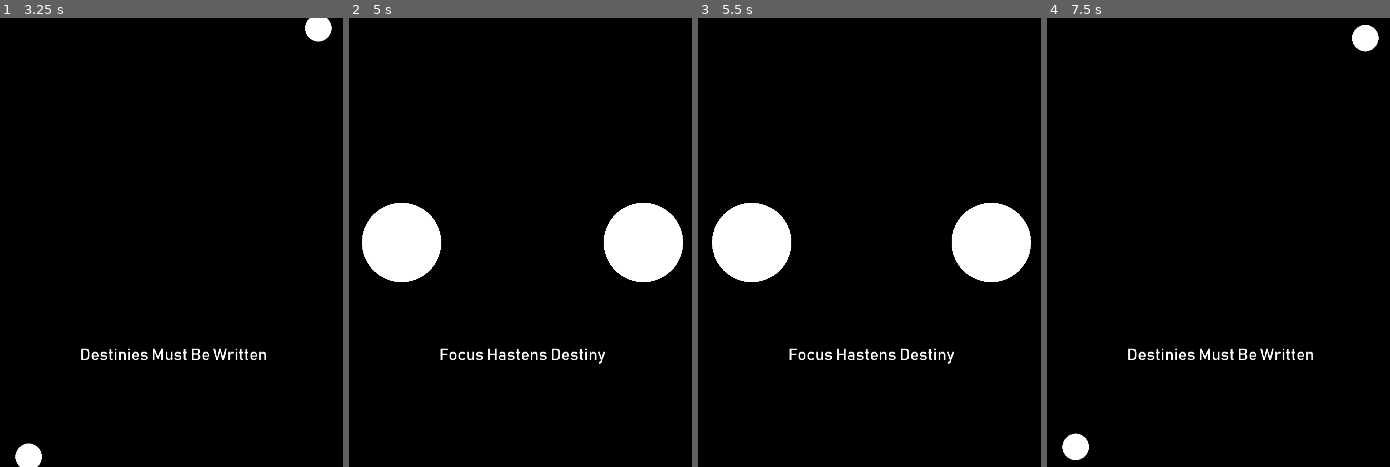
Above: before the commit, frames 1-4 (left to right).
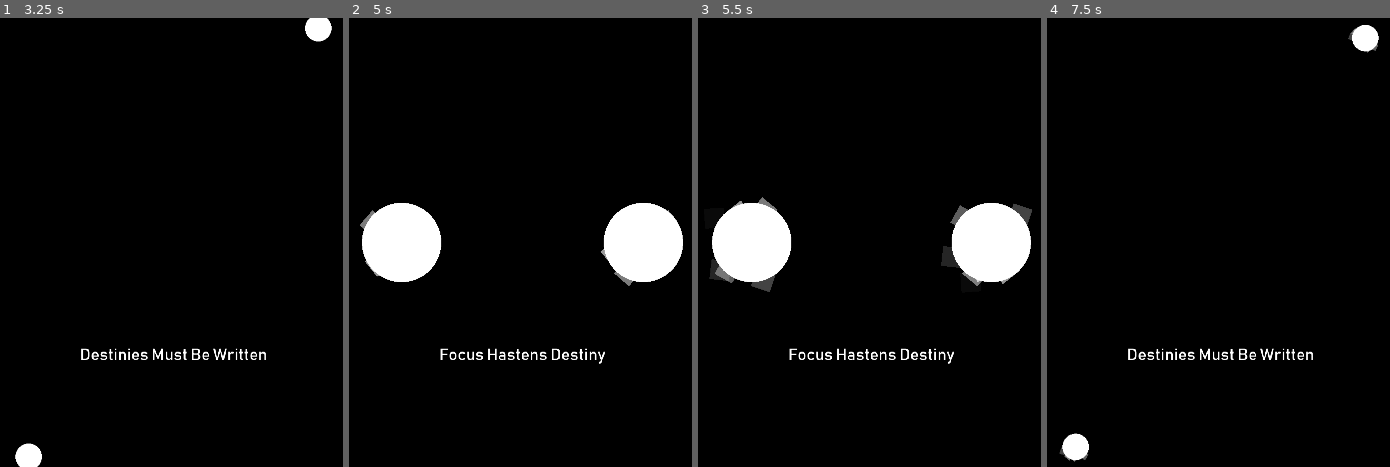
Above: after the commit, the same moments.

Repository: Dark-Gran/Spirit-Circles
Game: Godot game, scene res://src/Main.tscn
Two runs of this game, one before a commit and one after it. Both use one fixed random seed, a clock stepped at 60 frames per second and the inputs below.
Inputs (mouse positions are in pixels of both pictures, inside the frame that each line leads up to):
- Up to frame 1 (3.25 s): move the mouse to (outside the picture) at 0.52 s; hold Right (ui_right) 0.53-1.28 s; tap Space (ui_accept) at 0.77, 1.52, 3.02 s; move the mouse to (13, 264) at 1.27 s; hold Left (ui_left) 1.28-2.03 s; move the mouse to (253, 143) at 2.02 s; hold Right (ui_right) from 2.03 s (still down); move the mouse to (133, 332) at 2.77 s
- Up to frame 2 (5 s): move the mouse to (outside the picture) at 3.52 s; release Right (ui_right) at 3.53 s; hold Left (ui_left) from 3.53 s (still down); tap Space (ui_accept) at 3.77, 4.52 s; move the mouse to (outside the picture) at 4.27 s
- Up to frame 3 (5.5 s): keep holding Left (ui_left); move the mouse to (910, 242) at 5.02 s
- Up to frame 4 (7.5 s): move the mouse to (1101, 130) at 5.77 s; release Left (ui_left) at 5.78 s; hold Right (ui_right) from 5.78 s (still down); tap Space (ui_accept) at 6.02, 6.77 s; move the mouse to (outside the picture) at 6.52 s; move the mouse to (1060, 264) at 7.27 s

Frame 1 is identical in both runs. In frame 2, 0.2% of the frame differs, in the area x 3-94%, y 42-60%; in frame 3, 0.8%, in the area x 3-98%, y 39-62%; in frame 4, less than 0.1%.

Commit message:
basic circle-particles (+ new-godot-setup-shit)

Diff:
--- a/src/world/Circle.gd
+++ b/src/world/Circle.gd
@@ -362,6 +362,7 @@
 	var s = float(size)/PI
 	var new_scale = Vector2(s, s)
 	$MeshInstance2D.scale = new_scale
+	$Particles2D.scale = new_scale
 	$CollisionShape2D.scale = new_scale
 	$StuckDetector.scale = new_scale
 	radius = s*Main.SIZE_TO_SCALE
--- a/src/world/Circle.tscn
+++ b/src/world/Circle.tscn
@@ -1,10 +1,31 @@
-[gd_scene load_steps=4 format=2]
+[gd_scene load_steps=7 format=2]
 
 [ext_resource path="res://src/world/Circle.gd" type="Script" id=1]
 
 [sub_resource type="SphereMesh" id=1]
 radius = 10.0
 height = 20.0
+
+[sub_resource type="Gradient" id=4]
+offsets = PoolRealArray( 0.434109, 0.992248 )
+colors = PoolColorArray( 1, 1, 1, 1, 1, 1, 1, 0 )
+
+[sub_resource type="GradientTexture" id=5]
+gradient = SubResource( 4 )
+
+[sub_resource type="ParticlesMaterial" id=3]
+flag_disable_z = true
+direction = Vector3( 0, 0, 0 )
+spread = 180.0
+gravity = Vector3( 0, 0, 0 )
+initial_velocity = 12.0
+angular_velocity = 180.0
+orbit_velocity = 0.0
+orbit_velocity_random = 0.0
+damping = 1.0
+angle = 10.0
+scale = 5.0
+color_ramp = SubResource( 5 )
 
 [sub_resource type="CircleShape2D" id=2]
 
@@ -15,6 +36,12 @@
 
 [node name="MeshInstance2D" type="MeshInstance2D" parent="."]
 mesh = SubResource( 1 )
+
+[node name="Particles2D" type="Particles2D" parent="."]
+z_index = -1
+amount = 16
+speed_scale = 0.5
+process_material = SubResource( 3 )
 
 [node name="CollisionShape2D" type="CollisionShape2D" parent="."]
 shape = SubResource( 2 )
